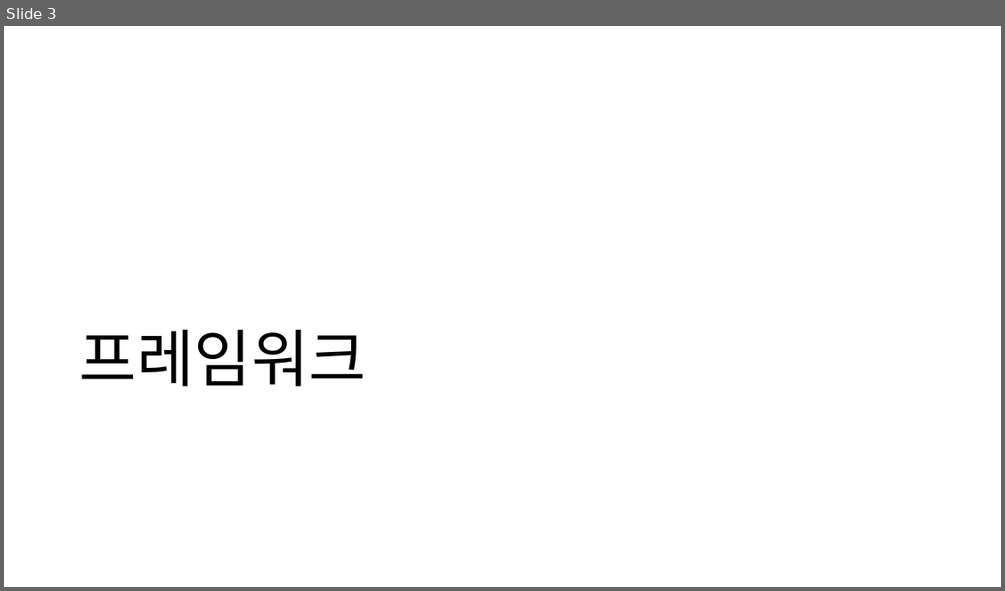
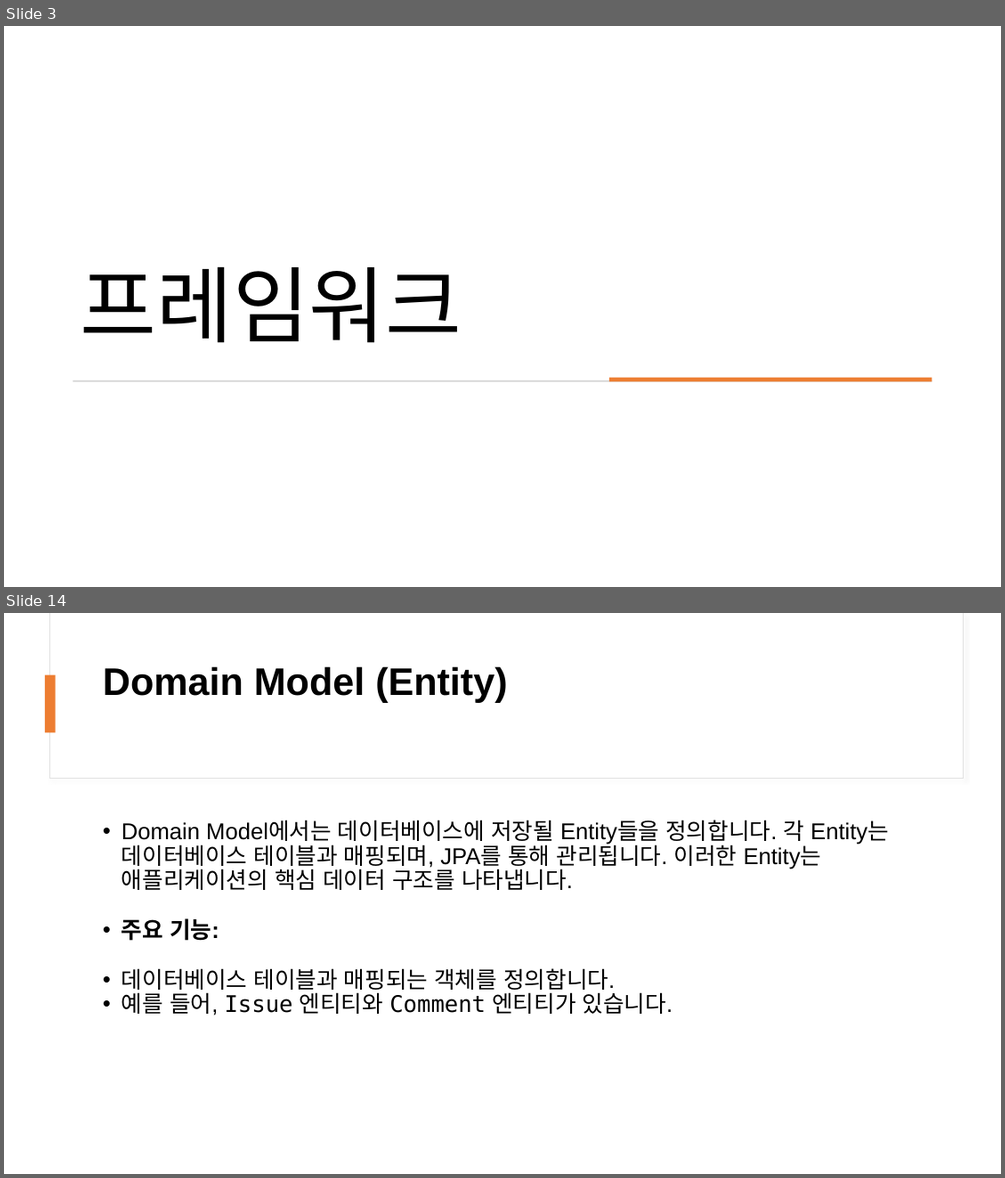
Before and after one commit to Son2kwon/SE_Project, a slide deck: Non-Coding-Region/SE_project 동영상 용 PPT.pptx. Shown one above the other, each under a label of ours: slide 3 before the commit, slides 3 and 14 after it; the slides between them are not shown. The pictures are 1005x591 and 1005x1178 pixels, drawn with LibreOffice and Linux fonts; fonts in the diff are those of the drawing. Boxes give left, top, right and bottom in pixels: in the first picture for what was removed or moved away, otherwise in the second. Text is boxed around its words. In the diff, an @@ line names an element or a change of style, - is before the commit and + after.

```diff
--- a/Non-Coding-Region/SE_project 동영상 용 PPT.pptx
+++ b/Non-Coding-Region/SE_project 동영상 용 PPT.pptx
@@ slide 14 added at (4,613,1001,1174), background #FFFFFF @@
@@ rectangle added at (49,613,963,779), fill #FFFFFF, outline #E1E1E1 0.75 pt @@
@@ rectangle added at (50,613,963,778), fill #FFFFFF @@
@@ rectangle added at (45,675,56,732), fill #ED7D31 @@
@@ title added at (103,666,507,703), 37 pt, text #000000, bold @@
+Domain Model (Entity)
@@ text added at (121,819,889,1015), 22 pt, text #000000 @@
+• Domain Model에서는 데이터베이스에 저장될 Entity들을 정의합니다. 각 Entity는 데이터베이스 테이블과 매핑되며, JPA를 통해 관리됩니다. 이러한 Entity는 애플리케이션의 핵심 데이터 구조를 나타냅니다.
+• 주요 기능:
+• 데이터베이스 테이블과 매핑되는 객체를 정의합니다.
+• 예를 들어, Issue 엔티티와 Comment 엔티티가 있습니다.
@@ slide 3 changed as well @@
@@ title "프레임워크": place and size @@
-title "프레임워크" at (80,329,366,386)
+title "프레임워크" at (80,266,461,343)
@@ title "프레임워크" at (80,266,461,343): size 60 to 80 pt @@
@@ rectangle added at (73,380,932,382), fill #D5D5D5 @@
@@ rectangle added at (609,378,932,382), fill #ED7D31 @@
```
Also in this commit, not shown: 3 other slides changed, 24 other slides added, 1 slide removed.
